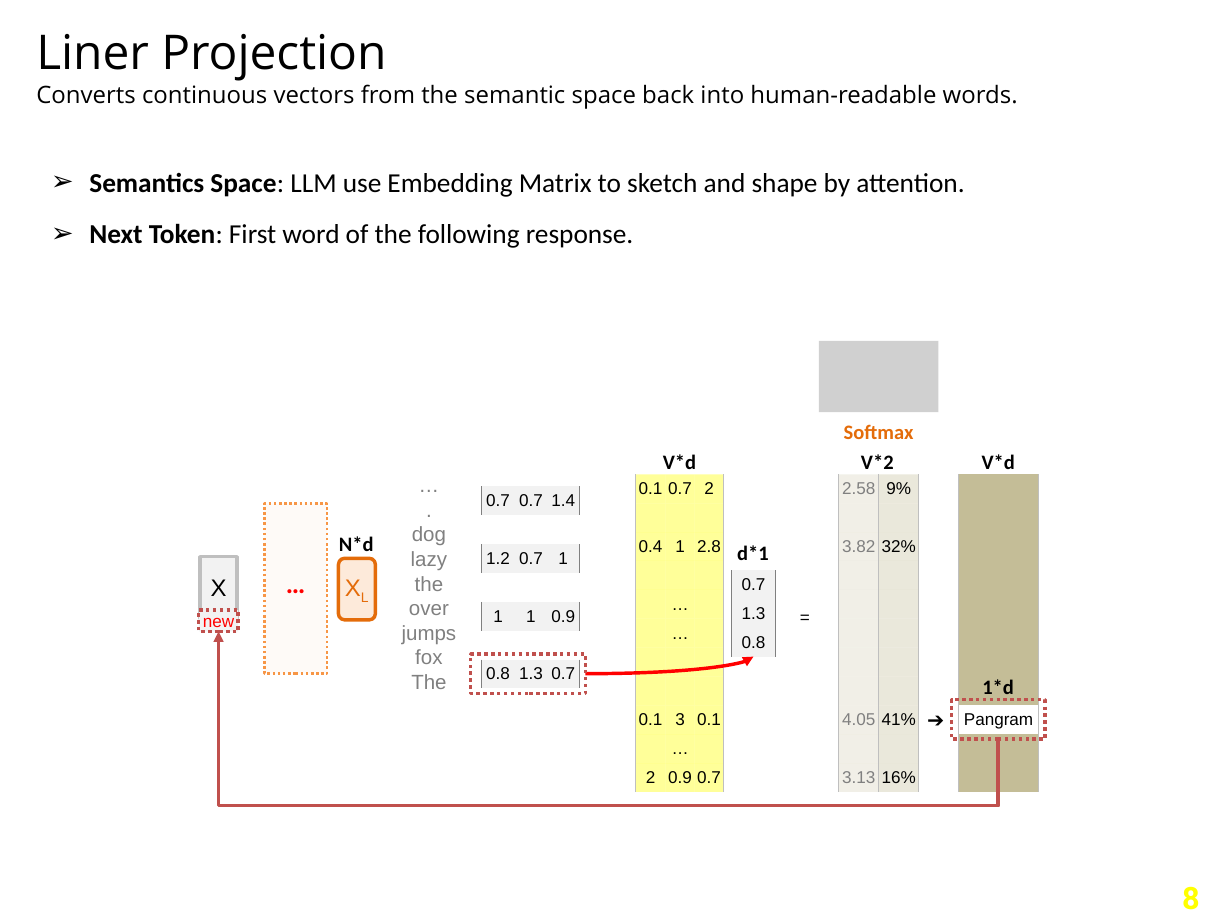
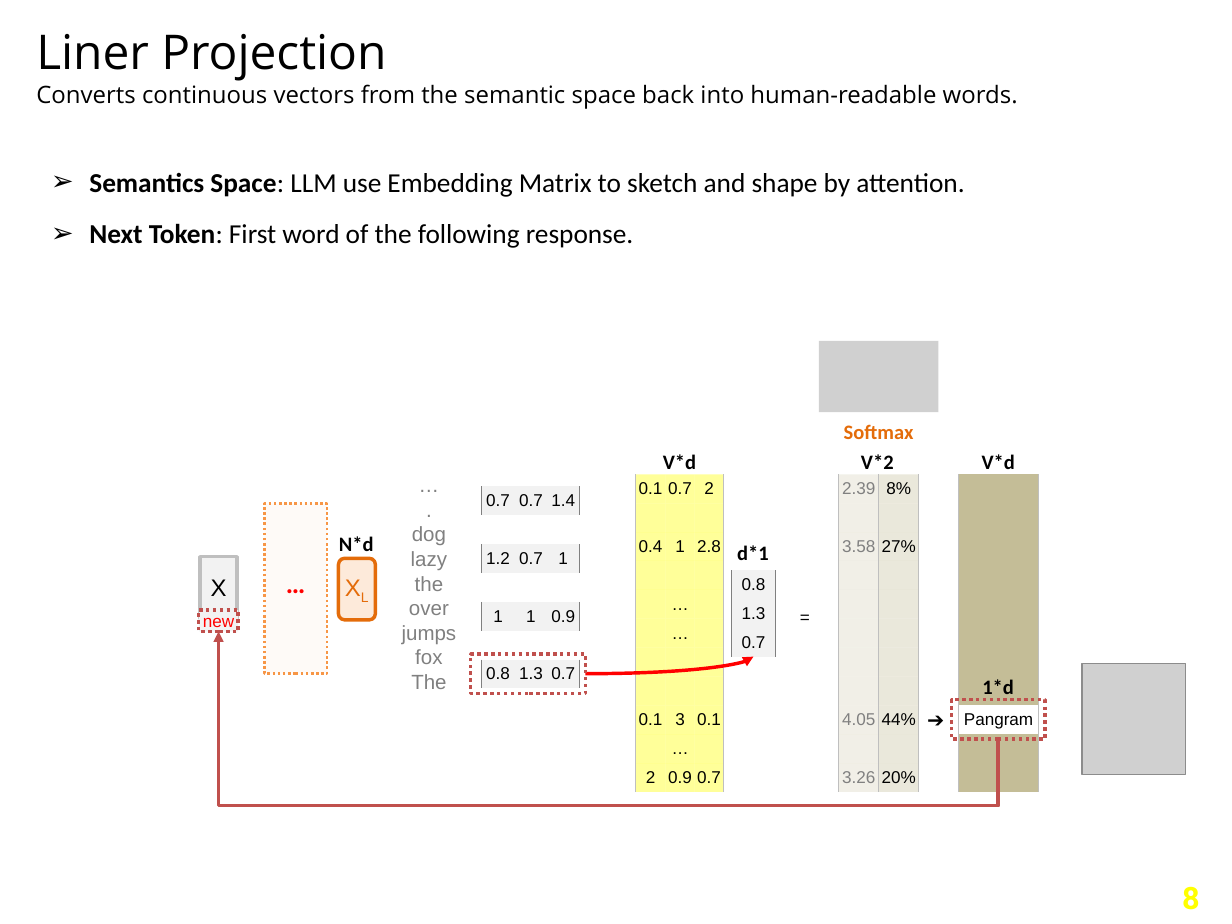
Before and after one commit to navibator/crazy-ai, a slide deck: slide 9 of gemma-v4.pptx. Drawn at 1232x924 pixels with LibreOffice and Linux fonts; fonts in the diff are those of the drawing; grey boxes stand for pictures; background and template pictures are left out. Boxes give left, top, right and bottom in pixels: in the first picture for what was removed or moved away, otherwise in the second. Text is boxed around its words. In the diff, an @@ line names an element or a change of style, - is before the commit and + after.

```diff
--- a/gemma-v4.pptx
+++ b/gemma-v4.pptx
@@ table at [839, 474, 918, 792] @@
-row 1, column 1: 2.58
+row 1, column 1: 2.39
-row 1, column 2: 9%
+row 1, column 2: 8%
-row 3, column 1: 3.82
+row 3, column 1: 3.58
-row 3, column 2: 32%
+row 3, column 2: 27%
-row 9, column 2: 41%
+row 9, column 2: 44%
-row 11, column 1: 3.13
+row 11, column 1: 3.26
-row 11, column 2: 16%
+row 11, column 2: 20%
@@ table at [732, 570, 776, 657] @@
+row 1: 0.8
+row 2: 1.3
-row 2: 1.3
-row 3: 0.8
@@ picture added at [1082, 663, 1185, 774] @@
```
Also in this commit, not shown: 5 other slides changed.
